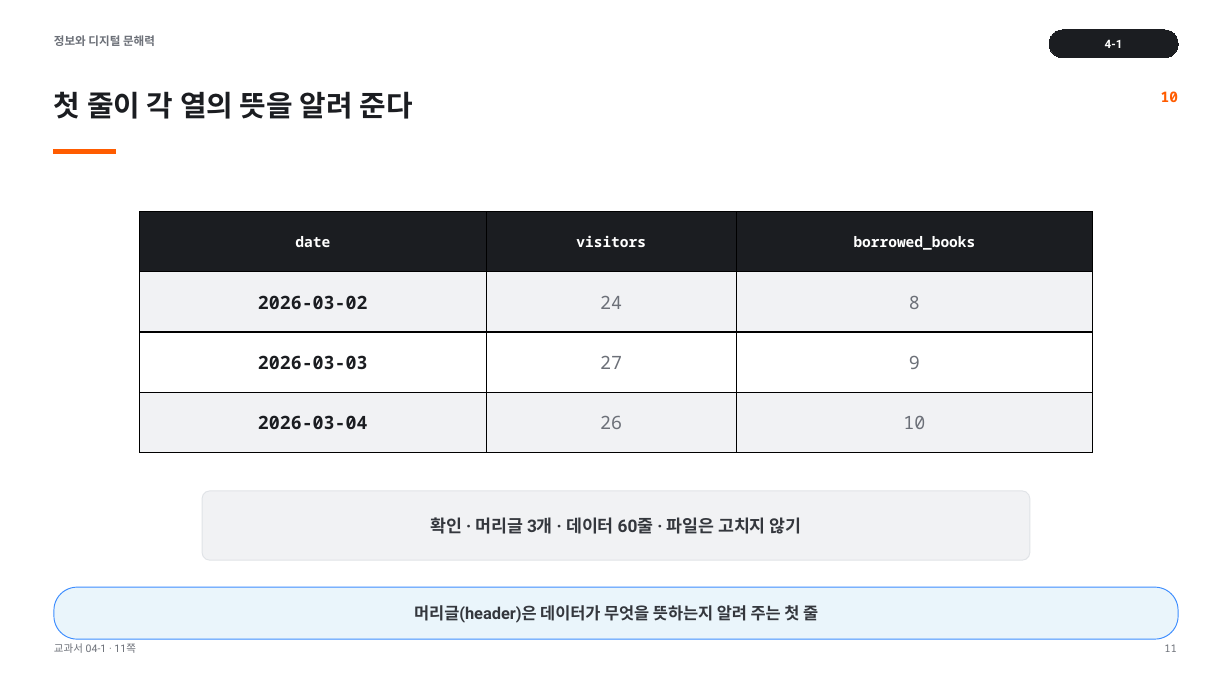
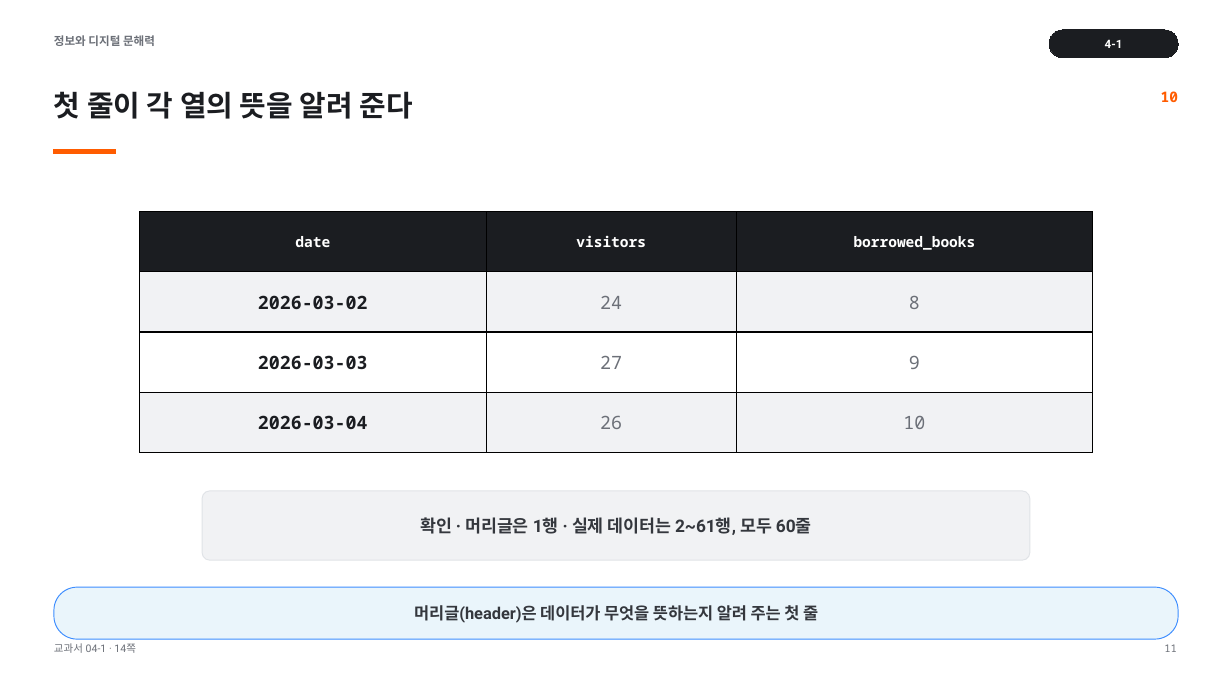
Before and after one commit to cozy819/2026-02__jdh, a slide deck: slide 11 of 04/ppt/04-1_Matplotlib으로_그래프_이해하기.pptx. Drawn at 1232x693 pixels with LibreOffice and Linux fonts; fonts in the diff are those of the drawing. Boxes give left, top, right and bottom in pixels: in the first picture for what was removed or moved away, otherwise in the second. Text is boxed around its words. In the diff, an @@ line names an element or a change of style, - is before the commit and + after.

Commit message:
교과서화

```diff
--- a/04/ppt/04-1_Matplotlib으로_그래프_이해하기.pptx
+++ b/04/ppt/04-1_Matplotlib으로_그래프_이해하기.pptx
@@ text in rounded rectangle at (420,517,812,535): text changed @@
-확인 · 머리글 3개 · 데이터 60줄 · 파일은 고치지 않기
+확인 · 머리글은 1행 · 실제 데이터는 2~61행, 모두 60줄
@@ text at (54,643,136,653): text changed @@
-교과서 04-1 · 11쪽
+교과서 04-1 · 14쪽
```
Also in this commit, not shown: 14 other slides changed, 8 other files.
